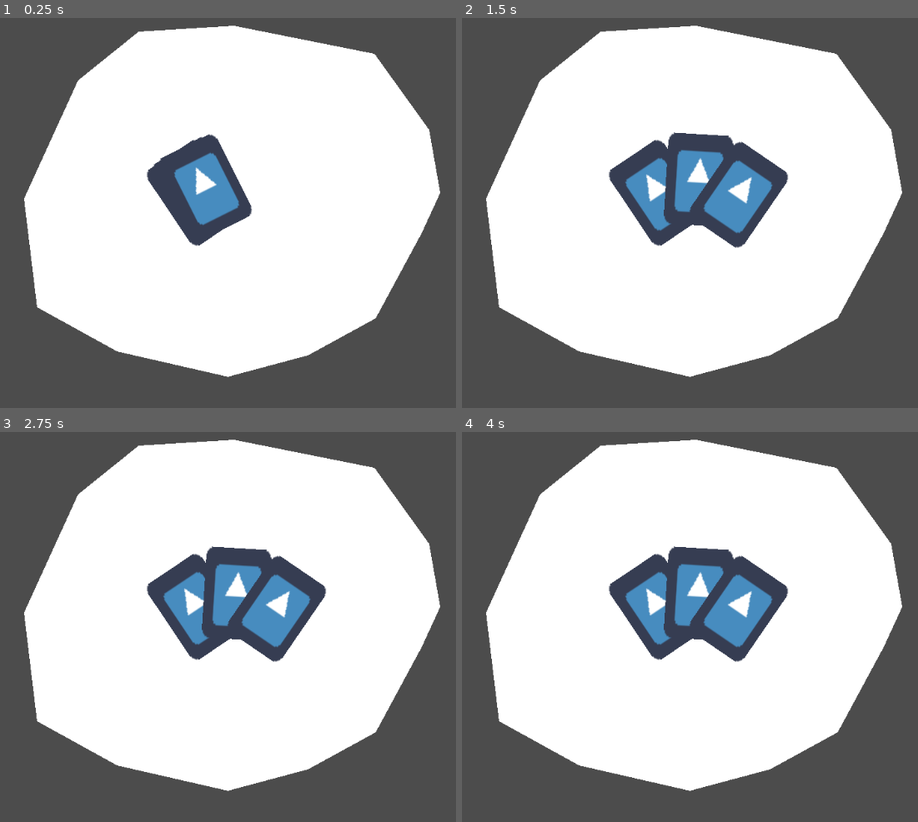
Above: before the commit, frames 1-4 (two rows, left to right).
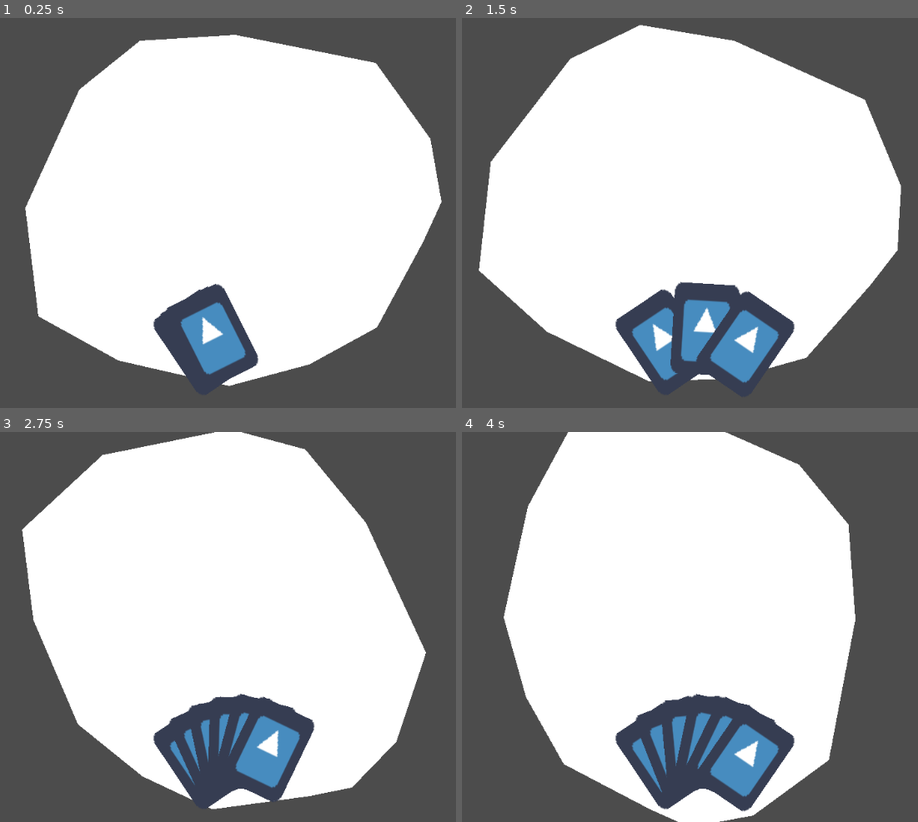
Above: after the commit, the same moments.

Repository: AbeVos/ggj-2022
Game: Godot game, scene res://Board.tscn
Two runs of this game, one before a commit and one after it. Both use one fixed random seed, a clock stepped at 60 frames per second and the inputs below. The engine's default icon, where the game draws it, is replaced by a stand-in: a white triangle on a blue panel in a dark square.
Inputs (mouse positions are in pixels of both pictures, inside the frame that each line leads up to):
- Up to frame 1 (0.25 s): no input
- Up to frame 2 (1.5 s): move the mouse to (849, 193) at 0.52 s; click (849, 193) at 0.67 s; drag from (571, 232) to (671, 291) at 1.27 s
- Up to frame 3 (2.75 s): move the mouse to (305, 541) at 2.02 s; click (305, 541) at 2.17 s
- Up to frame 4 (4 s): drag from (671, 705) to (503, 568) at 2.77 s; move the mouse to (904, 685) at 3.52 s; click (904, 685) at 3.67 s

The runs differ from the first frame. In frame 1, 12% of the frame differs, in the area x 5-97%, y 1-95%; in frame 2, 20%; in frame 3, 26%; in frame 4, 27%, in the area x 5-97%, y 0-100%.

Commit message:
Implement drawing cards and moving on to next turn/action

Diff:
--- a/Board.tscn
+++ b/Board.tscn
@@ -1,6 +1,7 @@
-[gd_scene load_steps=4 format=2]
+[gd_scene load_steps=5 format=2]
 
 [ext_resource path="res://board.gd" type="Script" id=1]
+[ext_resource path="res://turn-manager/turn-manager.gd" type="Script" id=2]
 [ext_resource path="res://cards/hand.gd" type="Script" id=3]
 
 [sub_resource type="Curve2D" id=1]
@@ -8,16 +9,44 @@
 "points": PoolVector2Array( -36.5377, 25.1984, 36.5377, -25.1984, -62, 13, -46.6171, -32.758, 46.6171, 32.758, 62, 16 )
 }
 
-[node name="Board" type="Node2D"]
+[node name="Root" type="Node"]
+script = ExtResource( 2 )
+turn_actions = [ "draw", "rotate" ]
+
+[node name="Control" type="Control" parent="."]
+anchor_left = 0.5
+anchor_top = 0.5
+anchor_right = 0.5
+anchor_bottom = 0.5
+margin_left = -20.0
+margin_top = -20.0
+margin_right = 20.0
+margin_bottom = 20.0
+__meta__ = {
+"_edit_use_anchors_": false
+}
+
+[node name="Board" type="Node2D" parent="Control"]
 script = ExtResource( 1 )
 
-[node name="Wheel" type="Polygon2D" parent="."]
-position = Vector2( 490, 266 )
+[node name="Wheel" type="Polygon2D" parent="Control/Board"]
 polygon = PoolVector2Array( 2, 286, 125, 253, 229, 196, 300, 64, 328, 3, 311, -94, 227, -211, 11, -254, -135, -245, -228, -170, -311, 12, -291, 179, -168, 247 )
 
-[node name="Hand" type="Node2D" parent="."]
-position = Vector2( 505, 256 )
+[node name="Hand" type="Control" parent="."]
+anchor_left = 0.5
+anchor_top = 1.0
+anchor_right = 0.5
+anchor_bottom = 1.0
 script = ExtResource( 3 )
+__meta__ = {
+"_edit_use_anchors_": false
+}
 
 [node name="Cards" type="Path2D" parent="Hand"]
+position = Vector2( 3, -114 )
 curve = SubResource( 1 )
+
+[connection signal="next_action" from="." to="Control/Board" method="_on_Root_next_action"]
+[connection signal="next_action" from="." to="Hand" method="_on_Root_next_action"]
+[connection signal="action_ended" from="Control/Board" to="." method="_on_action_ended"]
+[connection signal="action_ended" from="Hand" to="." method="_on_action_ended"]
--- a/board.gd
+++ b/board.gd
@@ -1,29 +1,38 @@
 extends Node2D
 
-export(int) var radiants = 6
+signal action_ended(turn, result)
+signal new_angle(angle)
+signal rotation_complete
+
+export(int) var sectors = 6  # Number of card slots on each side.
 export(float, 0, 5) var rotation_duration = 1.0
 
 var tween
+var angle = 0
 
 
 func _ready():
     tween = Tween.new()
     add_child(tween)
 
-    # rotate_board(-5)
+
+func rotate_board(turns: int):
+    var clockwise = turns > 0
+    for _idx in range(abs(turns)):
+        single_rotation(clockwise)
+        yield(tween, "tween_all_completed")
+
+        angle = angle % (2 * sectors)
+        print(angle)
+        emit_signal("new_angle", angle)
+
+    emit_signal("rotation_complete")
 
 
-func rotate_board(turns: int):
-    var forward = turns > 0
-    for _idx in range(abs(turns)):
-        single_rotation(forward)
-        yield(tween, "tween_all_completed")
+func single_rotation(clockwise: bool):
+    var angle = 360 / (2.0 * sectors)
 
-
-func single_rotation(forward: bool):
-    var angle = 360 / (2.0 * radiants)
-
-    if not forward:
+    if not clockwise:
         angle = -angle
 
     tween.interpolate_property(
@@ -31,3 +40,11 @@
         rotation_degrees, rotation_degrees + angle, rotation_duration,
         Tween.TRANS_QUAD, Tween.EASE_IN_OUT)
     tween.start()
+
+
+func _on_Root_next_action(turn, player):
+    if turn == "rotate":
+        rotate_board(1)
+        yield(self, "rotation_complete")
+
+        emit_signal("action_ended", turn, {})
--- a/cards/hand.gd
+++ b/cards/hand.gd
@@ -1,4 +1,6 @@
-extends Node2D
+extends Control
+signal action_ended(turn, result)
+signal cards_drawn
 
 var card_scene = preload("res://cards/HandCard.tscn")
 
@@ -10,8 +12,6 @@
 func _ready():
 	card_tween = Tween.new()
 	add_child(card_tween)
-
-	draw_hand()
 
 
 func draw_hand():
@@ -36,7 +36,8 @@
 	card_tween.start()
 
 	yield(card_tween, "tween_all_completed")
-	print("Done")
+
+	emit_signal("cards_drawn")
 
 
 func draw_card():
@@ -45,3 +46,23 @@
 	# TODO: Assign a random resource.
 
 	return card
+
+
+func _on_Root_next_action(turn, player):
+	if player != 0:
+		emit_signal("action_ended", turn, {"skipped": true})
+		return
+
+	match turn:
+		"draw":
+			draw_hand()
+
+			yield(self, "cards_drawn")
+
+			emit_signal("action_ended", turn, {})
+		"place":
+			for follower in $Cards.get_children():
+				var card = follower.get_node("HandCard")
+				card.activate()
+		"discard":
+			pass
--- a/turn-manager/turn-manager.gd
+++ b/turn-manager/turn-manager.gd
@@ -5,44 +5,43 @@
 
 export(int) var num_players = 2
 export(Array, String) var turn_actions: Array = [
-    "start", "draw", "place", "select", "attack", "check", "rotate", "end"]
+	"start", "draw", "place", "select", "attack", "check", "rotate", "end"]
 
 var current_player = -1
 var current_action_idx = 0
 
 
 func _ready():
-    next_turn()
+	next_turn()
 
 
-func _on_action_ended(action: String, result):
-    var action_idx = turn_actions.find(action, 0)
+func _on_action_ended(action: String, result: Dictionary = {}):
+	var action_idx = turn_actions.find(action, 0)
 
-    if current_action_idx != action_idx:
-        push_error("Incorrect action " + action + ". Something is wrong.")
-        return
+	if current_action_idx != action_idx:
+		push_error("Incorrect action " + action + ". Something is wrong.")
+		return
 
-    # TODO: Handle result.
+	# TODO: Handle result.
 
-    next_action()
+	next_action()
 
 
 func next_action():
-    current_action_idx += 1
+	current_action_idx += 1
 
-    print("Next action ", turn_actions[current_action_idx])
-
-    if current_action_idx >= len(turn_actions):
-        next_turn()
-    else:
-        emit_signal(
-            "next_action", turn_actions[current_action_idx], current_player)
+	if current_action_idx >= len(turn_actions):
+		next_turn()
+	else:
+		print("Next action ", turn_actions[current_action_idx])
+		emit_signal(
+			"next_action", turn_actions[current_action_idx], current_player)
 
 
 func next_turn():
-    current_action_idx = -1
-    current_player = (current_player + 1) % num_players
+	current_action_idx = -1
+	current_player = (current_player + 1) % num_players
 
-    emit_signal("next_turn", current_player)
+	emit_signal("next_turn", current_player)
 
-    call_deferred("next_action")
+	call_deferred("next_action")
